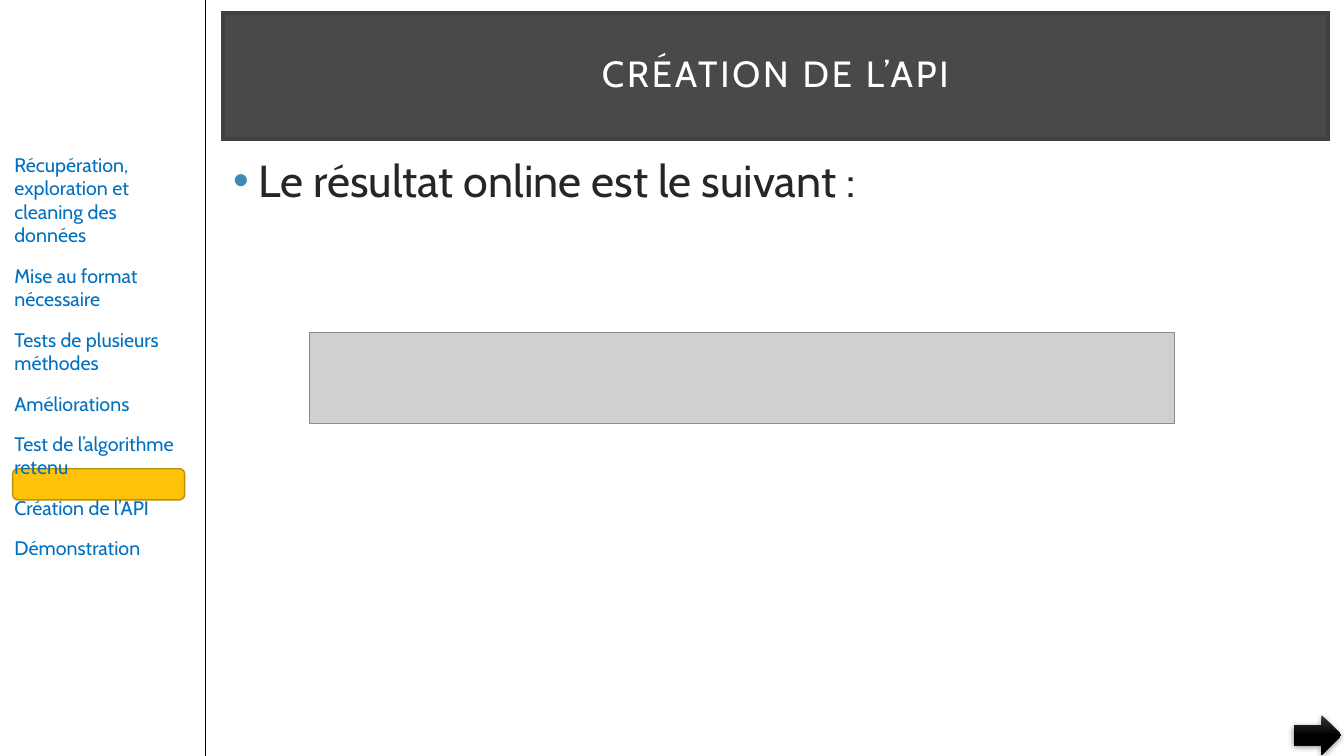
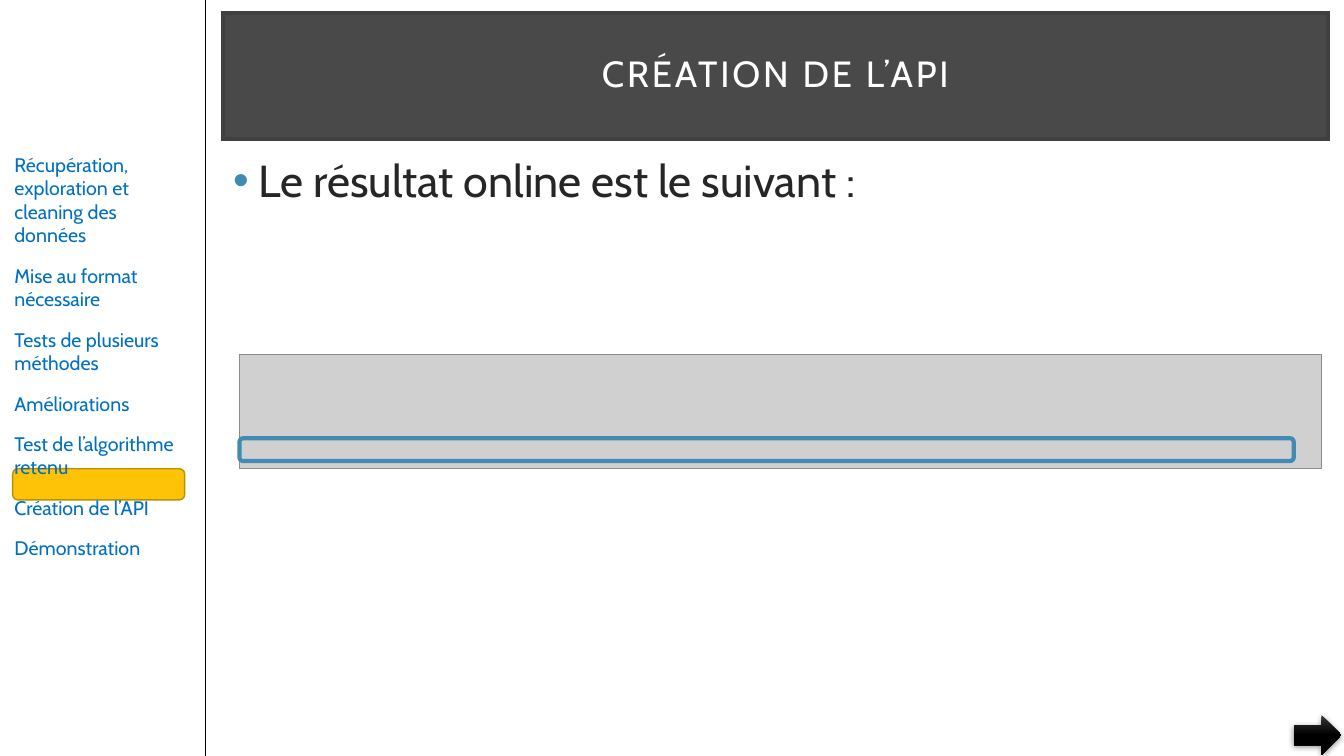
Before and after one commit to pfroide/python, a slide deck: slide 32 of Projet_3/p3.pptx (slide 31 before the commit). Drawn at 1344x756 pixels with LibreOffice and Linux fonts; fonts in the diff are those of the drawing; grey boxes stand for pictures. Boxes give left, top, right and bottom in pixels: in the first picture for what was removed or moved away, otherwise in the second. Text is boxed around its words. In the diff, an @@ line names an element or a change of style, - is before the commit and + after.

```diff
--- a/Projet_3/p3.pptx
+++ b/Projet_3/p3.pptx
@@ picture: place and size @@
-picture at (310, 333, 1175, 423)
+picture at (240, 355, 1322, 469)
@@ rounded rectangle added at (240, 439, 1295, 462), outline #418AB3 3 pt @@
```
Also in this commit, not shown: 13 other slides changed, 1 slide added.
